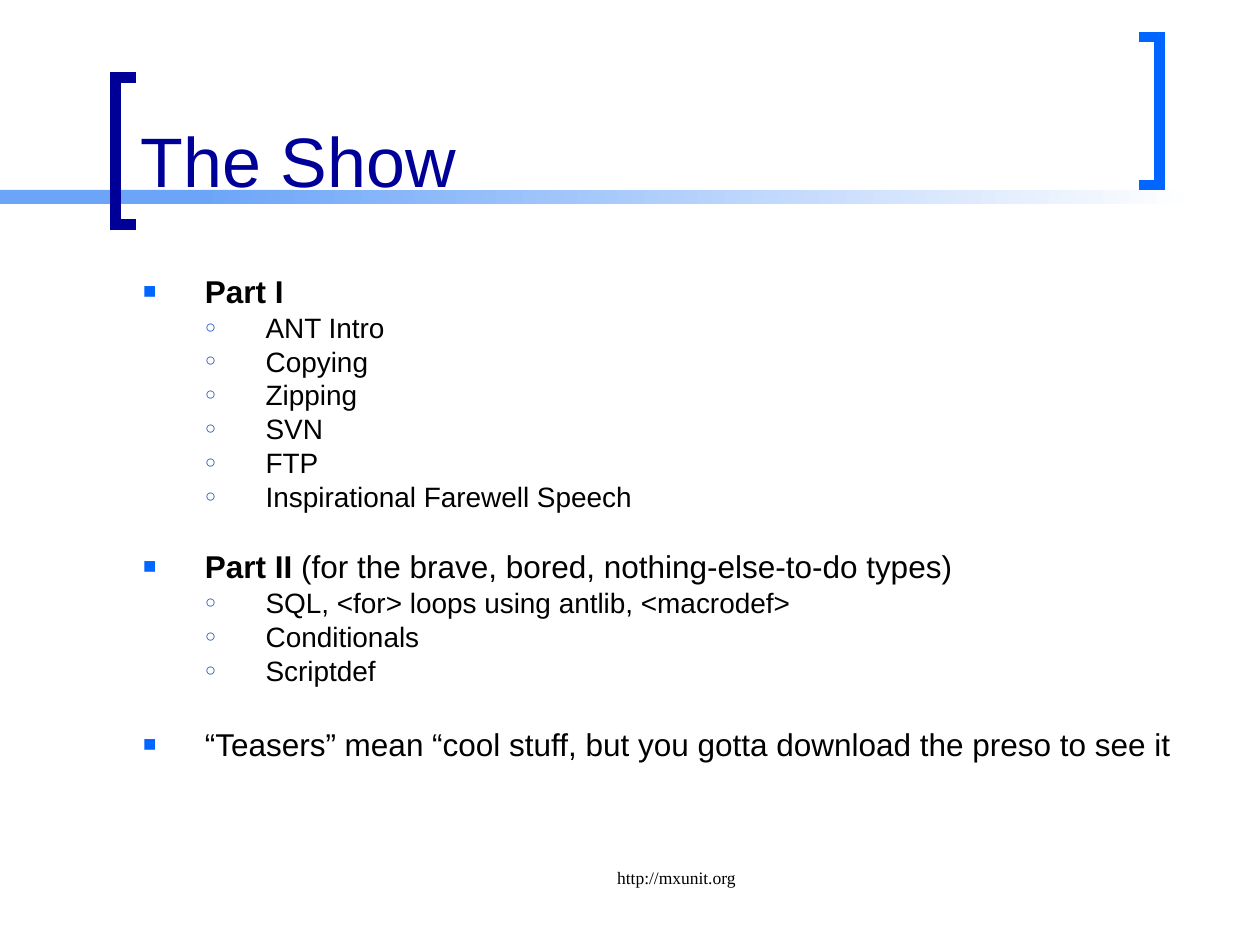
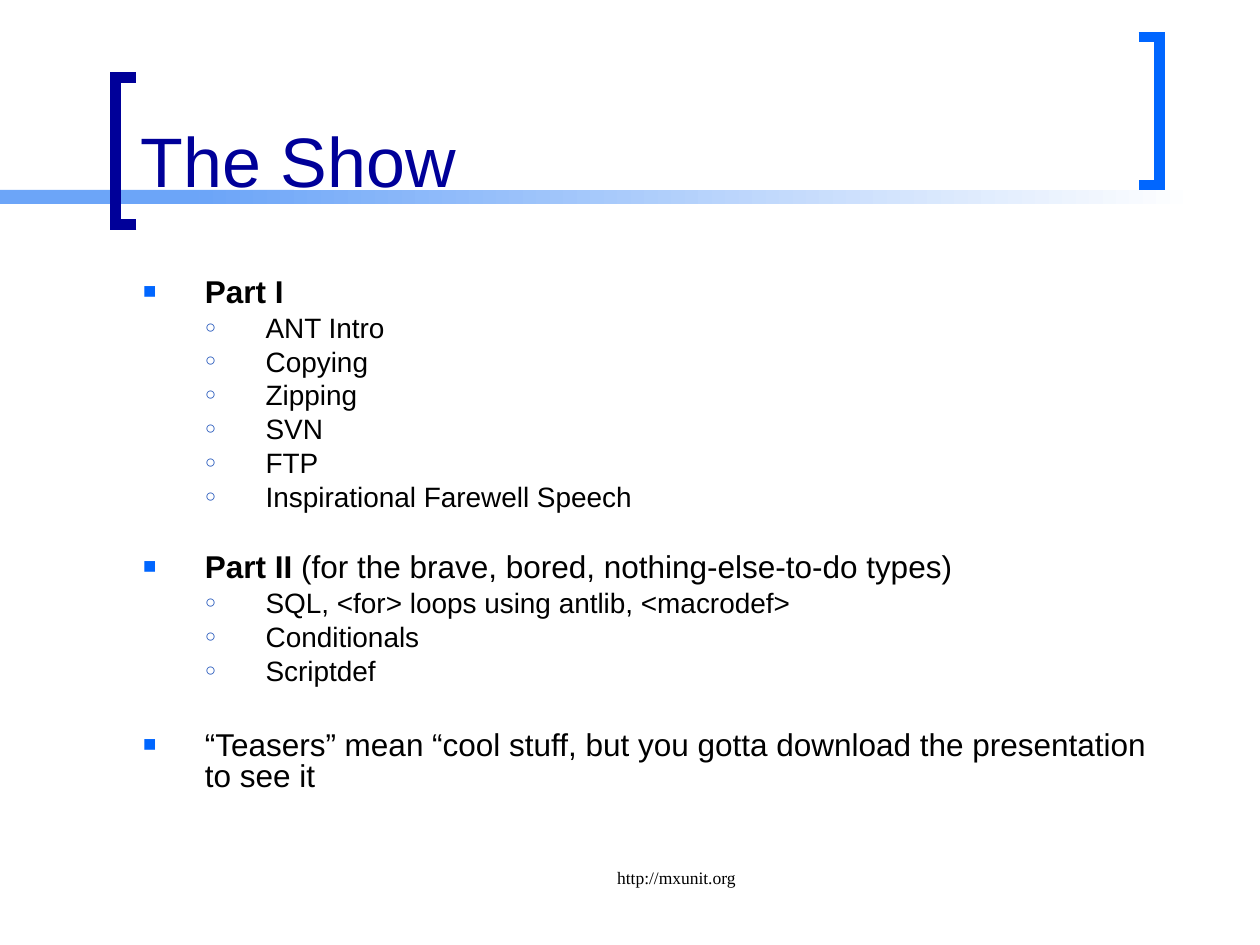
Before and after one commit to marcesher/mxunit-cfmeetups, a slide deck: slide 6 of AntCFUnited/ppt/CFUnited - ANT.ppt. Drawn at 1260x945 pixels with LibreOffice and Linux fonts; fonts in the diff are those of the drawing. Boxes give left, top, right and bottom in pixels: in the first picture for what was removed or moved away, otherwise in the second. Text is boxed around its words. In the diff, an @@ line names an element or a change of style, - is before the commit and + after.

```diff
--- a/AntCFUnited/ppt/CFUnited - ANT.ppt
+++ b/AntCFUnited/ppt/CFUnited - ANT.ppt
@@ text at box(205, 733, 1145, 788): text changed @@
-■ “Teasers” mean “cool stuff, but you gotta download the preso to see it
+■ “Teasers” mean “cool stuff, but you gotta download the presentation to see it
```
